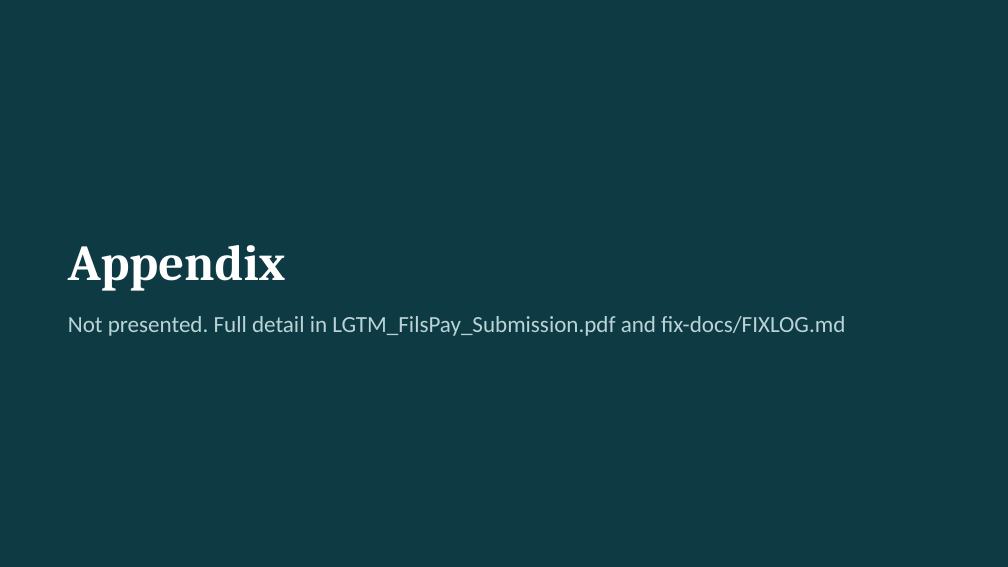
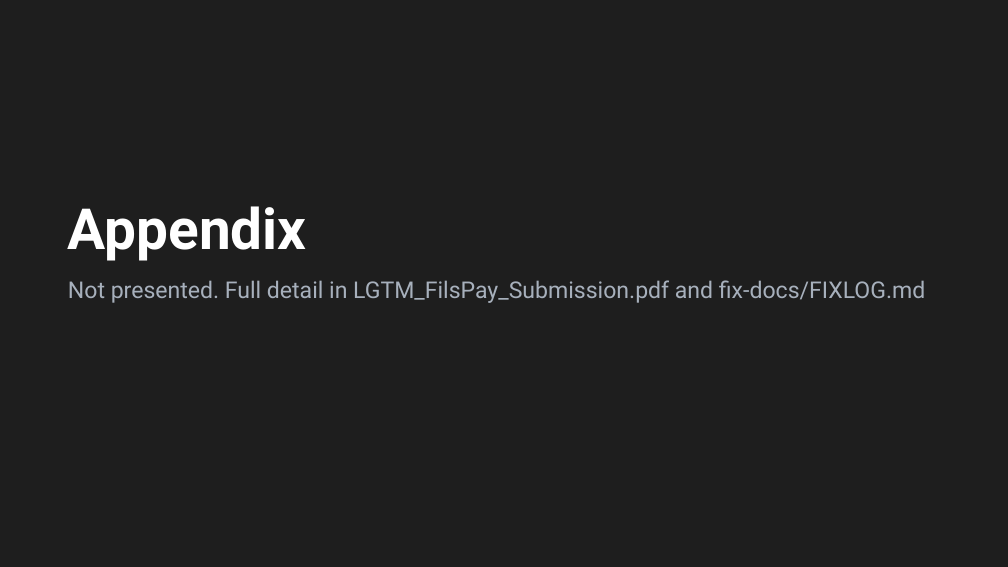
Before and after one commit to akheelnazim/fils-pay, a slide deck: slide 14 of submission/LGTM_FilsPay_Slides.pptx (slide 10 before the commit). Drawn at 1008x567 pixels with LibreOffice and Linux fonts; fonts in the diff are those of the drawing. Boxes give left, top, right and bottom in pixels: in the first picture for what was removed or moved away, otherwise in the second. Text is boxed around its words. In the diff, an @@ line names an element or a change of style, - is before the commit and + after.

```diff
--- a/submission/LGTM_FilsPay_Slides.pptx
+++ b/submission/LGTM_FilsPay_Slides.pptx
@@ background #0E3B43 to #1E1E1E @@
@@ title "Appendix": place and size @@
-title "Appendix" at (68, 245, 285, 291)
+title "Appendix" at (68, 206, 307, 261)
@@ title "Appendix" at (68, 206, 307, 261): size 48 to 54 pt, font Cambria to Roboto @@
@@ text "Not presented. Full detail in ...": place and size @@
-text "Not presented. Full detail in ..." at (68, 316, 845, 336)
+text "Not presented. Full detail in ..." at (68, 280, 925, 303)
@@ text "Not presented. Full detail in ..." at (68, 280, 925, 303): font Calibri to Roboto, text colour #B9D3D6 to #A7B0BC @@
```
Also in this commit, not shown: 9 other slides changed, 5 slides added, 2 slides removed, 9 other files.
